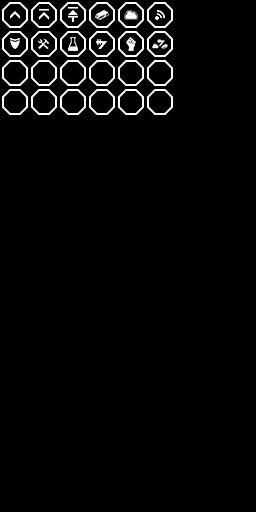
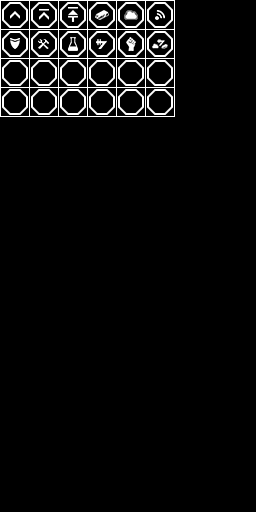
Layers edited between the first and the second 256×512 image:
showed "Grid" over [0, 0, 175, 117]
